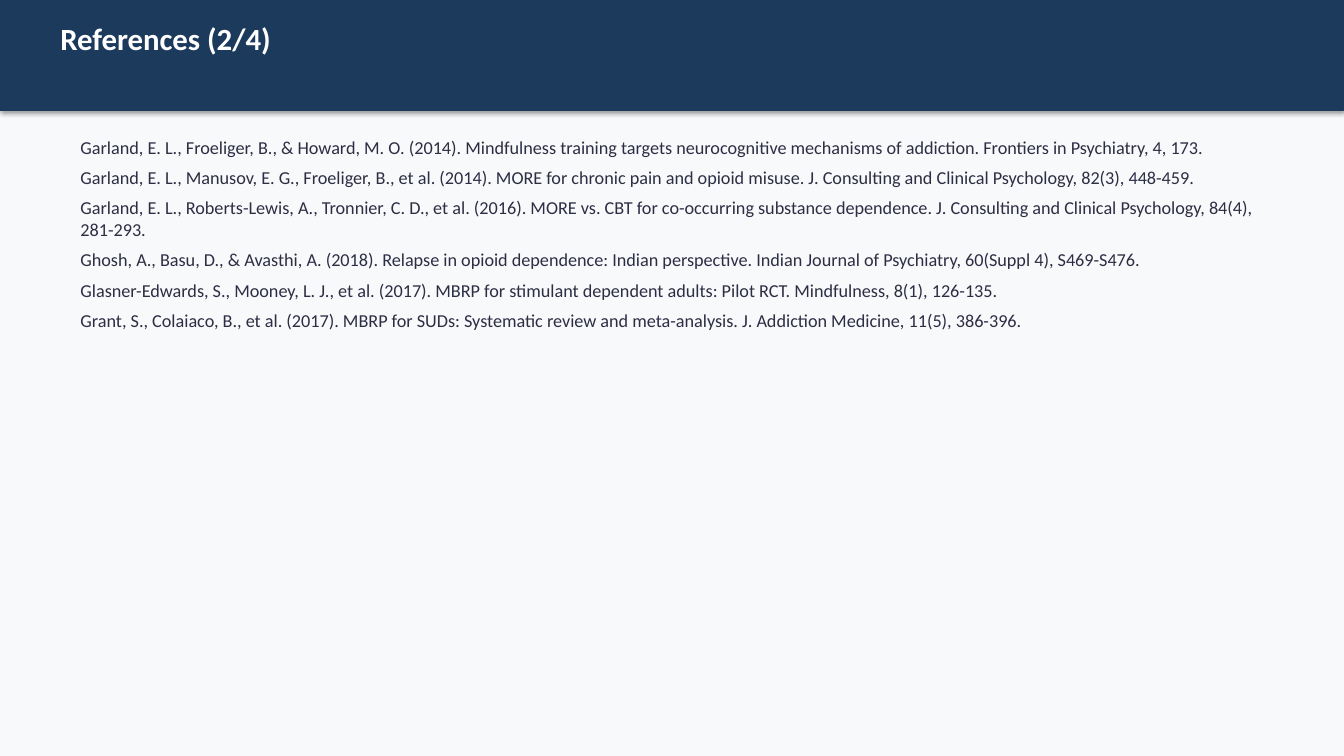
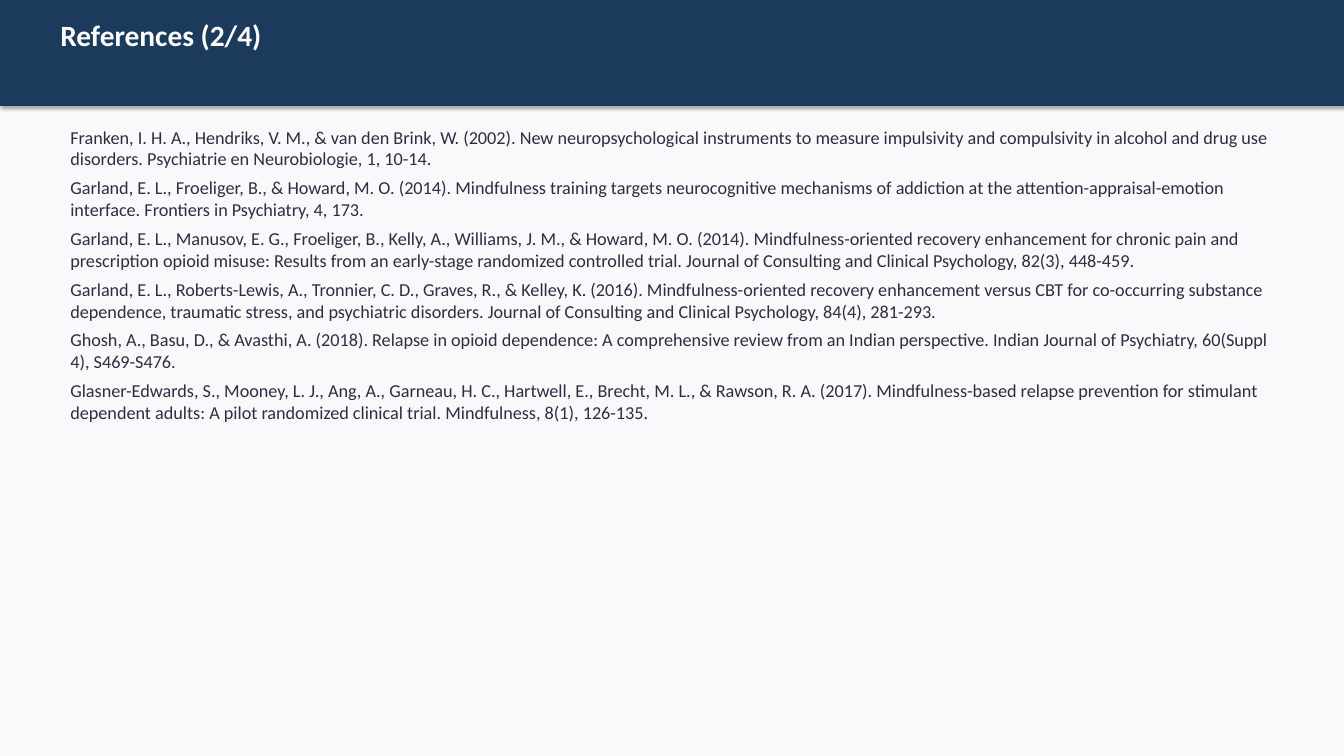
Before and after one commit to tejasdangodra786-byte/Dango-kiro, a slide deck: slide 39 of MBRP_Research_Synopsis_PPT.pptx (slide 36 before the commit). Drawn at 1344x756 pixels with LibreOffice and Linux fonts; fonts in the diff are those of the drawing. Boxes give left, top, right and bottom in pixels: in the first picture for what was removed or moved away, otherwise in the second. Text is boxed around its words. In the diff, an @@ line names an element or a change of style, - is before the commit and + after.

Commit message:
MBRP PPT v3: All corrections applied - OCDUS, 6 sessions/3 weeks, male justification, ANCOVA detail, null hypotheses, summary/conclusion, Man Nasha Mukti Kendra, APA7

```diff
--- a/MBRP_Research_Synopsis_PPT.pptx
+++ b/MBRP_Research_Synopsis_PPT.pptx
@@ rectangle: place and size @@
-rectangle at (0, 0, 1344, 111)
+rectangle at (0, 0, 1344, 106)
@@ text "References (2/4)" at (60, 24, 262, 51): size 22 to 21 pt @@
@@ text at (70, 131, 1267, 422): text changed @@
-Garland, E. L., Froeliger, B., & Howard, M. O. (2014). Mindfulness training targets neurocognitive mechanisms of addiction. Frontiers in Psychiatry, 4, 173.
-Garland, E. L., Manusov, E. G., Froeliger, B., et al. (2014). MORE for chronic pain and opioid misuse. J. Consulting and Clinical Psychology, 82(3), 448-459.
-Garland, E. L., Roberts-Lewis, A., Tronnier, C. D., et al. (2016). MORE vs. CBT for co-occurring substance dependence. J. Consulting and Clinical Psychology, 84(4), 281-293.
-Ghosh, A., Basu, D., & Avasthi, A. (2018). Relapse in opioid dependence: Indian perspective. Indian Journal of Psychiatry, 60(Suppl 4), S469-S476.
-Glasner-Edwards, S., Mooney, L. J., et al. (2017). MBRP for stimulant dependent adults: Pilot RCT. Mindfulness, 8(1), 126-135.
-Grant, S., Colaiaco, B., et al. (2017). MBRP for SUDs: Systematic review and meta-analysis. J. Addiction Medicine, 11(5), 386-396.
+Franken, I. H. A., Hendriks, V. M., & van den Brink, W. (2002). New neuropsychological instruments to measure impulsivity and compulsivity in alcohol and drug use disorders. Psychiatrie en Neurobiologie, 1, 10-14.
+Garland, E. L., Froeliger, B., & Howard, M. O. (2014). Mindfulness training targets neurocognitive mechanisms of addiction at the attention-appraisal-emotion interface. Frontiers in Psychiatry, 4, 173.
+Garland, E. L., Manusov, E. G., Froeliger, B., Kelly, A., Williams, J. M., & Howard, M. O. (2014). Mindfulness-oriented recovery enhancement for chronic pain and prescription opioid misuse: Results from an early-stage randomized controlled trial. Journal of Consulting and Clinical Psychology, 82(3), 448-459.
+Garland, E. L., Roberts-Lewis, A., Tronnier, C. D., Graves, R., & Kelley, K. (2016). Mindfulness-oriented recovery enhancement versus CBT for co-occurring substance dependence, traumatic stress, and psychiatric disorders. Journal of Consulting and Clinical Psychology, 84(4), 281-293.
+Ghosh, A., Basu, D., & Avasthi, A. (2018). Relapse in opioid dependence: A comprehensive review from an Indian perspective. Indian Journal of Psychiatry, 60(Suppl 4), S469-S476.
+Glasner-Edwards, S., Mooney, L. J., Ang, A., Garneau, H. C., Hartwell, E., Brecht, M. L., & Rawson, R. A. (2017). Mindfulness-based relapse prevention for stimulant dependent adults: A pilot randomized clinical trial. Mindfulness, 8(1), 126-135.
```
Also in this commit, not shown: 34 other slides changed, 7 slides added, 3 slides removed, 1 other file.
